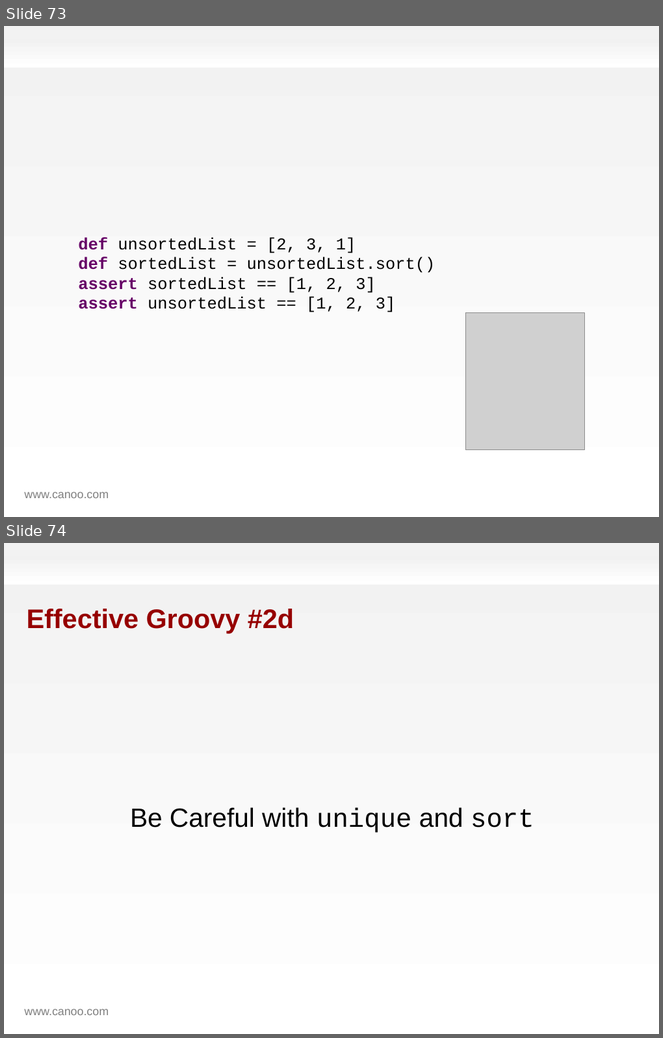
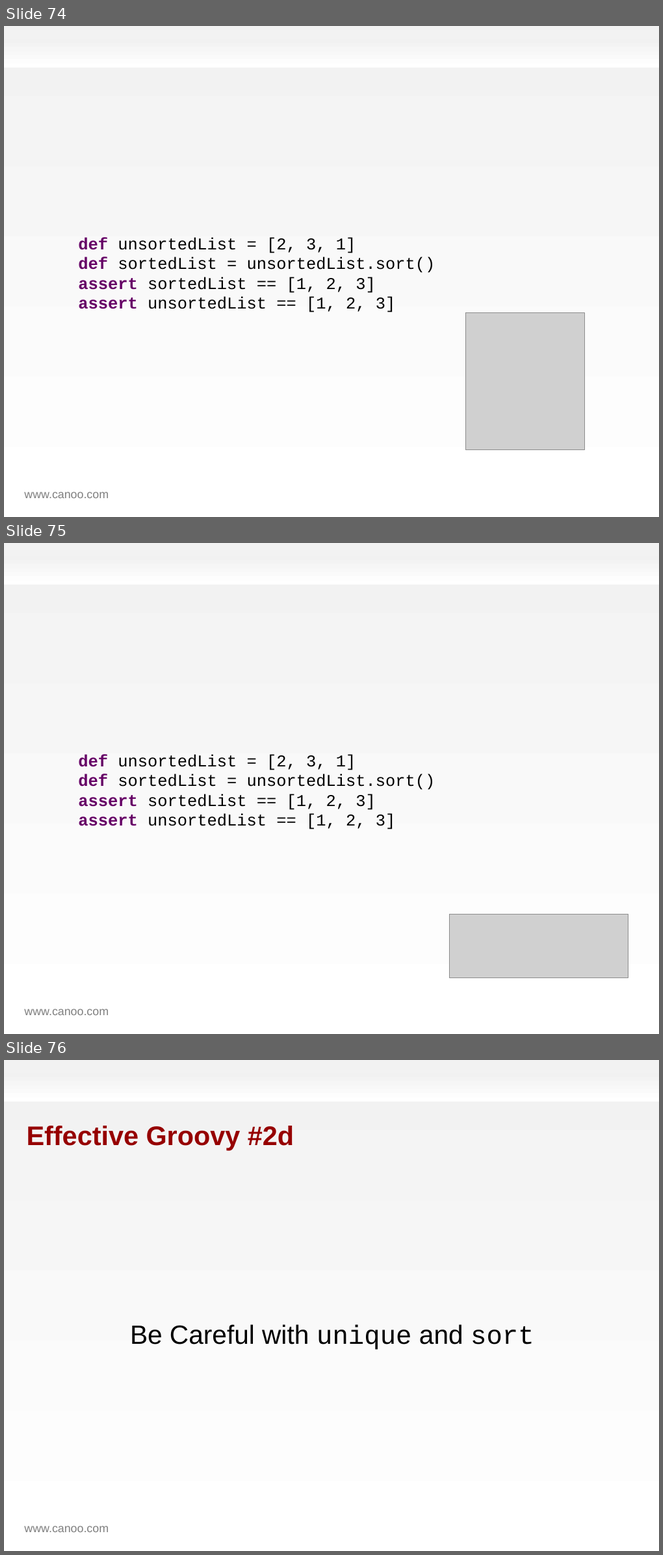
Before and after one commit to HamletDRC/presentations, a slide deck: effectivegroovy/effectivegroovy.odp. Shown one above the other, each under a label of ours: slides 73 and 74 before the commit, slides 74, 75 and 76 after it. The pictures are 663x1038 and 663x1555 pixels, drawn with LibreOffice and Linux fonts; fonts in the diff are those of the drawing; grey boxes stand for pictures; background and template pictures are left out. Boxes give left, top, right and bottom in pixels: in the first picture for what was removed or moved away, otherwise in the second. Text is boxed around its words. In the diff, an @@ line names an element or a change of style, - is before the commit and + after.

```diff
--- a/effectivegroovy/effectivegroovy.odp
+++ b/effectivegroovy/effectivegroovy.odp
@@ slide 75 added at (4,543,659,1034), background gradient #F2F2F2 to #FFFFFF; not listed: 2 template elements that a slide beside it also shows @@
@@ text added at (78,754,436,830), 20 pt, text #000000 @@
+def unsortedList = [2, 3, 1]
+def sortedList = unsortedList.sort()
+assert sortedList == [1, 2, 3]
+assert unsortedList == [1, 2, 3]
@@ picture added at (450,915,628,979) @@
@@ what was slide 73 is now slide 74 @@
@@ what was slide 74 is now slide 76 @@
```
Also in this commit, not shown: 1 slide changed, 3 other slides added, 1 other file.
